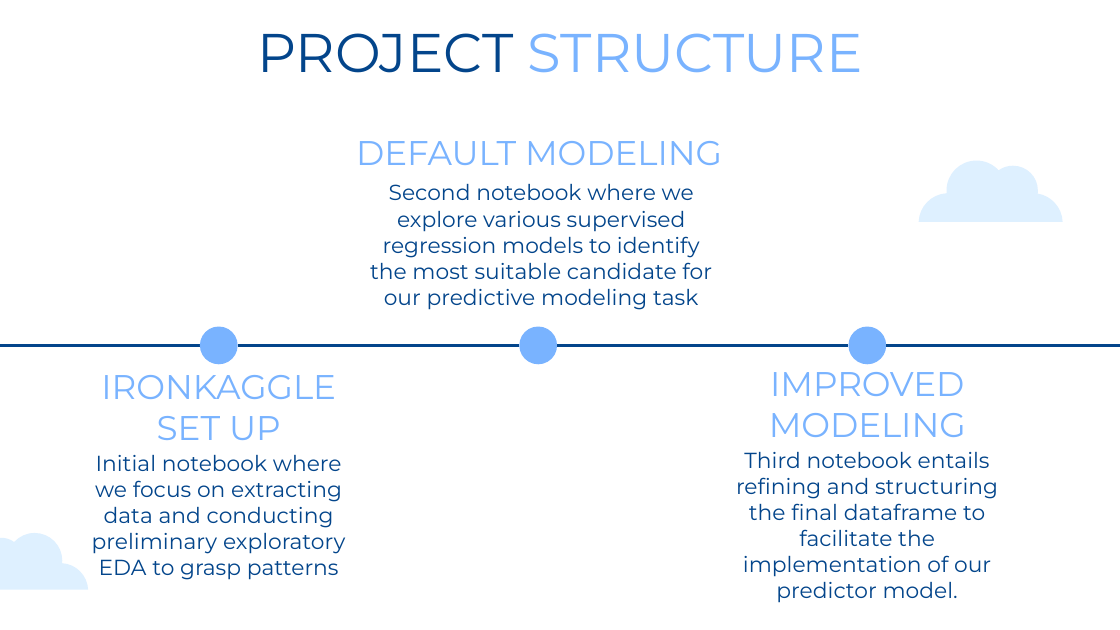
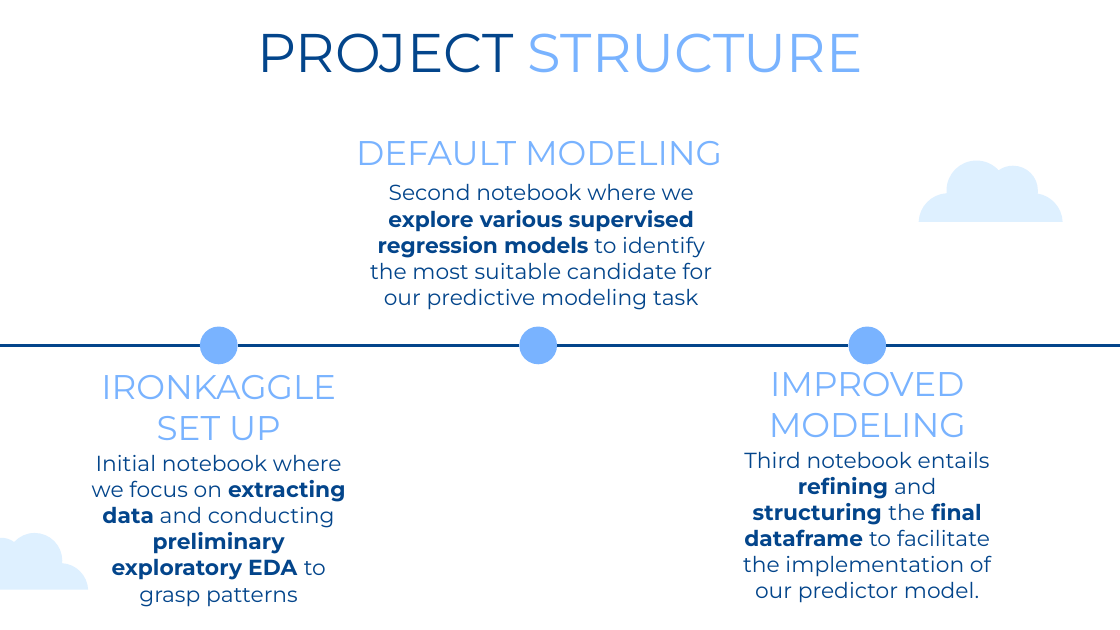
Before and after one commit to TonioDominguez/Ironkaggle, a slide deck: slide 8 of slides/IRONKAGGLE.pptx. Drawn at 1120x630 pixels with LibreOffice and Linux fonts; fonts in the diff are those of the drawing. Boxes give left, top, right and bottom in pixels: in the first picture for what was removed or moved away, otherwise in the second. Text is boxed around its words. In the diff, an @@ line names an element or a change of style, - is before the commit and + after.

```diff
--- a/slides/IRONKAGGLE.pptx
+++ b/slides/IRONKAGGLE.pptx
@@ text "Second notebook where we explore ..." at [370,183,712,310]: bold on in "explore various supervised regression models" @@
@@ text "Initial notebook where we focus ..." at [92,454,346,607]: bold on in "extracting data preliminary exploratory EDA" @@
@@ text "Third notebook entails refining and ..." at [743,451,991,603]: bold on in "refining structuring final dataframe" @@
```
Also in this commit, not shown: 2 other slides changed.
